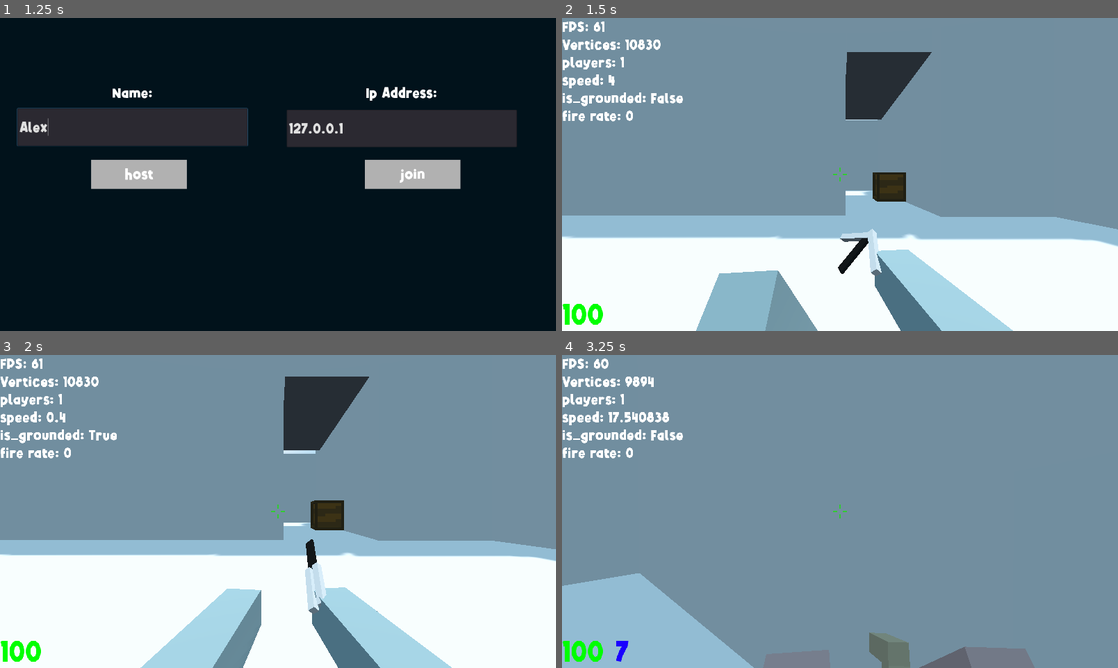
Above: before the commit, frames 1-4 (two rows, left to right).
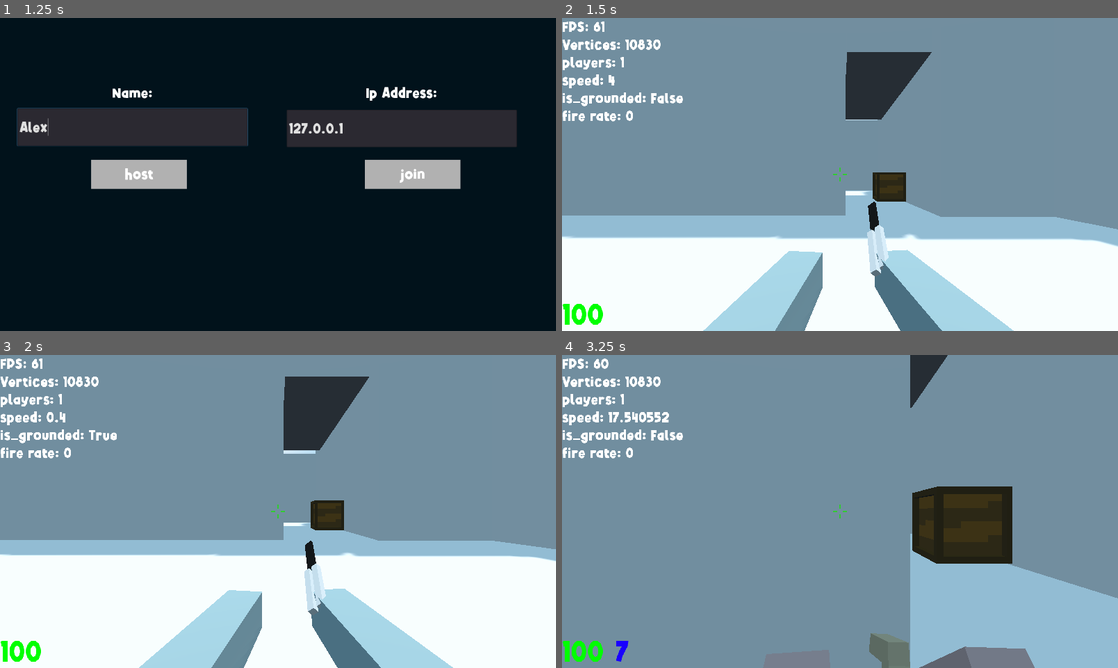
Above: after the commit, the same moments.

Repository: miklaskarjalainen/Togmen
Game: Godot game, scene res://source/scenes/title_screen.tscn
Same seed, same stepped clock (60 frames per second), same inputs: the game is played once before the commit and once after it. Sound files missing from this copy of the repository are replaced by a short silence.
Inputs (mouse positions are in pixels of both pictures, inside the frame that each line leads up to):
- Up to frame 1 (1.25 s): click (133, 127) at 0.52 s; type "Alex" at 0.6 s
- Up to frame 2 (1.5 s): click "host" at 1.25 s
- Up to frame 3 (2 s): no input
- Up to frame 4 (3.25 s): move the mouse to (867, 511) at 2.02 s; press the mouse at (867, 511) at 2.03 s; hold W (forwards) from 2.03 s (still down); tap Space (jump) at 2.27, 3.02 s; tap 1 (web_1) at 2.3, 2.85 s; move the mouse to (812, 511) at 2.77 s; release the mouse at (812, 511) at 2.78 s; tap 2 (web_2) at 3.05 s

Frame 1 is identical in both runs. In frame 2, 4.5% of the frame differs, in the area x 24-82%, y 58-100%; in frame 3, 0.4%; in frame 4, 22%, in the area x 0-100%, y 0-100%.
Error after the commit: Attempt to call function 'get_hand' in base 'null instance' on a null instance. (res://source/entities/actors/camera.gd:27)

Commit message:
Camera structure rework

Diff:
--- a/source/entities/actors/camera.gd
+++ b/source/entities/actors/camera.gd
@@ -1,11 +1,12 @@
 extends Camera
 
+export var PLAYER_PATH:NodePath
 export var SENSITIVITY  := 0.15
 export var NORMAL_FOV   := 70
 export var SCOPED_FOV   := 30
 export var CAMERA_CLAMP := 80
 
-onready var player := get_parent().get_parent()
+onready var player := get_node(PLAYER_PATH)
 
 func _ready():
 	if !get_parent().is_network_master():
@@ -36,6 +37,6 @@
 		var new_sens = SENSITIVITY
 		if is_scoping:
 			new_sens *= 0.6
-		get_parent().rotation_degrees.x -= event.relative.y * new_sens
-		get_parent().rotation_degrees.y -= event.relative.x * new_sens
-		get_parent().rotation_degrees.x  = clamp(get_parent().rotation_degrees.x, -CAMERA_CLAMP, CAMERA_CLAMP)
+		rotation_degrees.x -= event.relative.y * new_sens
+		rotation_degrees.y -= event.relative.x * new_sens
+		rotation_degrees.x  = clamp(rotation_degrees.x, -CAMERA_CLAMP, CAMERA_CLAMP)
--- a/source/entities/actors/hand.gd
+++ b/source/entities/actors/hand.gd
@@ -1,21 +1,19 @@
 extends Spatial
 
 # Todo: add swing
+export  var player_path:NodePath
 export  var raycast_path:NodePath
 
-onready var player  = get_parent().get_parent()
+onready var player  = get_node(player_path)
 onready var raycast = get_node(raycast_path)
 onready var bullet_impact  = preload("res://source/particles/bullet_impact.tscn")
 onready var blood_particle = preload("res://source/particles/blood_particle.tscn")
 onready var weapons = get_children()
 
-var current_weapon
-var previous_weapon
+var current_weapon  := 0
+var previous_weapon := 0
 
 func _ready():
-	_switch_weapon(weapons[1])
-	_switch_weapon(weapons[0])
-
 	if !is_network_master():
 		set_process(false)
 		set_physics_process(false)
@@ -28,13 +26,13 @@
 
 func _handle_weapon_switching():
 	if Input.is_action_just_pressed("web_1"):
-		_switch_weapon(weapons[0])
+		_switch_weapon(0)
 	if Input.is_action_just_pressed("web_2"):
-		_switch_weapon(weapons[1])
+		_switch_weapon(1)
 	if Input.is_action_just_pressed("web_3"):
-		_switch_weapon(weapons[2])
+		_switch_weapon(2)
 	if Input.is_action_just_pressed("web_4"):
-		_switch_weapon(weapons[3])
+		_switch_weapon(3)
 
 	if Input.is_action_just_pressed("quick_switch"):
 		_switch_weapon(previous_weapon)
@@ -98,7 +96,8 @@
 	instance.set_as_toplevel(true)
 	instance.translation = _location
 
-puppet func _switch_weapon(_weapon):
+# CANT SEND NODES OVER NET LOLOLOLOLOLOLOL
+puppet func _switch_weapon(_weapon:int):
 	# Same weapon
 	if _weapon == current_weapon:
 		return
@@ -113,10 +112,8 @@
 	# Hide all weapons, then make the new one visible
 	for child in get_children():
 		child.visible = false
-	current_weapon.visible = true
-	current_weapon._play_anim("show")
+	get_weapon().visible = true
+	get_weapon()._play_anim("show")
 
 func get_weapon():
-	if current_weapon == null:
-		return get_children()[0]
-	return current_weapon
+	return get_children()[current_weapon]
